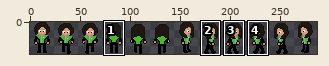
Edited in one commit: sprite sheet (Orville/Assets/AllCharacters/Characters/ClaireFinn.png). The first picture is a wide view before the edit; the outline marks the close-up.
Close-up. Before:
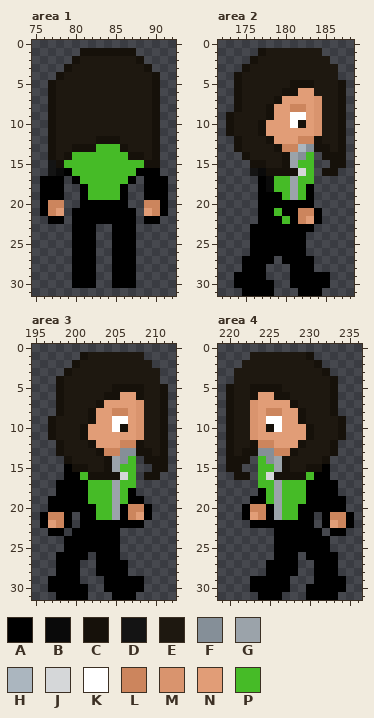
The file is 288x32 pixels. Colours within 5 levels of each other are drawn and written as one. Shown: area 1: x 75..92, y 0..31; area 2: x 172..188, y 0..31; area 3: x 195..212, y 0..31; area 4: x 219..236, y 0..31. The wide view leaves out empty margins. The commit also changed other parts of the picture, which this record leaves out.
Palette (. is transparent): A #000000  B #0a0a0a  C #16110a  D #141414  E #1e1810  F #858f98  G #9ba3aa  H #abb6bf  J #d5d7d9  K #ffffff  L #cc855d  M #d9946e  N #e19d77  P #46bb27
Pixels before, area 1, first column x 76:
 1 .....CCCCCCC....
 2 ....CEEEEEEEC...
 3 ...CEEEEEEEEEC..
 4 ..CEEEEEEEEEEEC.
 5 .CEEEEEEEEEEEEC.
 6 .CEEEEEEEEEEEEC.
 7 .CEEEEEEEEEEEEC.
 8 .CEEEEEEEEEEEEC.
 9 .CEEEEEEEEEEEEC.
10 .CEEEEEEEEEEEEC.
11 .CEEEEEEEEEEEEC.
12 .CEEEEECCCEEEEC.
13 .CEECCCPPPCEEEC.
14 .CECPPPPPPPCCEC.
15 .DCPPPPPPPPPPCC.
16 .DBAPPPPPPPPAAA.
17 AAA.APPPPPPA.AAA
18 AAA..APPPPA..AAA
19 AAA..APPPPA..AAA
20 ALL..AAAAAA..LLA
21 ALN.AAAAAAAA.NLA
22 .AA.AAAAAAAA.AA.
23 ....AAA..AAA....
24 ....AAA..AAA....
25 ....AAA..AAA....
26 ....AAA..AAA....
27 ....AAA..AAA....
28 ....AAA..AAA....
29 ....AAA..AAA....
30 ....AAA..AAA....
Pixels before, area 2, first column x 173:
 1 ....CEEEEEEE...
 2 ...CEEEEEEEEE..
 3 ..CEEEEEEEEEEE.
 4 .CEEEEEEEEEEEE.
 5 .CEEEEEECCCEEEC
 6 .CEEEEECCNNEEEC
 7 .CEEEECNNNNMEEC
 8 .CEEECNNLLNMEEC
 9 CEEEECNNKKNMEEC
10 CEEECNNNKCNMEEC
11 CEEECNNNNNNMEEC
12 .CEEECNNNLLCEEC
13 .CEEEECLLHFCCEC
14 ..CEEEECGFP.CCC
15 ...CCEECGPP..CC
16 ...DBCCCCJP.CC.
17 ....ABPPGPP....
18 ....ABPPGPA....
19 ....AAAPGPA....
20 ....AAAAAAA....
21 ....AAPAALLA...
22 ....AAAPALNA...
23 ...AAAAAAAA....
24 ...AAAAAAA.....
25 ...AAAAAAA.....
26 ...AAAAAAA.....
27 ..AAAA.AAAA....
28 ..AAA...AAA....
29 .AAAA...AAAAA..
30 .AAAAA..AAAAA..
31 ..AAAA...AAA...
Pixels before, area 3, first column x 196:
 1 .....CEEEEEEE...
 2 ....CEEEEEEEEE..
 3 ...CEEEEEEEEEEE.
 4 ..CEEEEEEEEEEEE.
 5 ..CEEEEEECCCCEEC
 6 ..CEEEEECCNNCEEC
 7 ..CEEEECNNNNMEEC
 8 ..CEEECNNLLNMEEC
 9 .CEEEECNNKKNMEEC
10 .CEEECNNNKCNMEEC
11 .CEEECNNNNNNMEEC
12 ..CEEECNNNLLCEEC
13 ..CEEEECLLFFCCEC
14 ...CEEEECGFP.CCC
15 ...ACCEECGPP..CC
16 ...AAPCCCCJP.CC.
17 ..AAAAPPPGPP....
18 ..AAAAPPPGPA....
19 .AAAAAPPPGPAA...
20 .AAAAAAPPGALLA..
21 ALLA.AAPPGALNA..
22 ANLA.AAAAAAAA...
23 .AA.AAAAAA......
24 ...AAAAAAA......
25 ...AAAAAAA......
26 ..AAAA.AAA......
27 ..AAA..AAAA.....
28 ..AAA..AAAA.....
29 .AAAA...AAAAA...
30 .AAAAA..AAAAA...
31 ..AAAA...AAA....
Pixels before, area 4, first column x 220:
 1 ...EEEEEEEC.....
 2 ..EEEEEEEEEC....
 3 .EEEEEEEEEEEC...
 4 .EEEEEEEEEEEEC..
 5 CEECCCCEEEEEEC..
 6 CEECNNCCEEEEEC..
 7 CEEMNNNNCEEEEC..
 8 CEEMNLLNNCEEEC..
 9 CEEMNKKNNCEEEEC.
10 CEEMNCKNNNCEEEC.
11 CEEMNNNNNNCEEEC.
12 CEECLLNNNCEEEC..
13 CECCFFLLCEEEEC..
14 CCC.PFGCEEEEC...
15 CC..PPGCEECCA...
16 .CC.PJCCCCPAA...
17 ....PPGPPPAAAA..
18 ....APGPPPAAAA..
19 ...AAPGPPPAAAAA.
20 ..ALLAGPPAAAAAA.
21 ..ANLAGPPAA.ALLA
22 ...AAAAAAAA.ANLA
23 ......AAAAAA.AA.
24 ......AAAAAAA...
25 ......AAAAAAA...
26 ......AAA.AAAA..
27 .....AAAA..AAA..
28 .....AAAA..AAA..
29 ...AAAAA...AAAA.
30 ...AAAAA..AAAAA.
31 ....AAA...AAAA..
Now the later version:
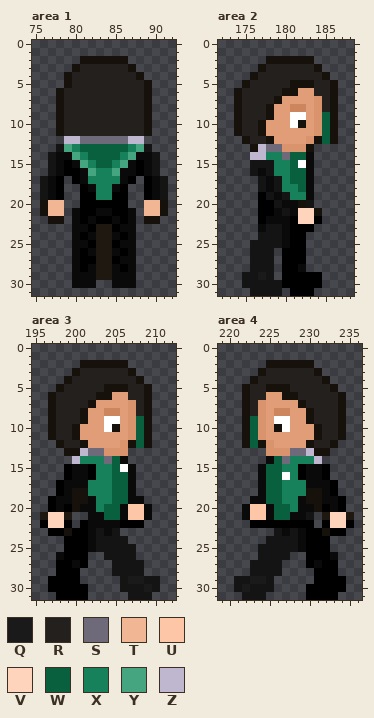
Colours new in this view: Q #1a1a1a  R #23201e  S #6f6a79  T #f1b693  U #fdc7a7  V #fed5bc  W #09603e  X #17815b  Y #45a580  Z #bfb6d0
The exact change:
Changed rows in their new state; - is an unchanged pixel.
Area 1:
first column x 76:
 1 -----.......----
 2 ----.CCCCCC..---
 3 ---.CRRRRRRC..--
 4 --.CRRRRRRRRC..-
 5 -..CRRRRRRRRRC.-
 6 -.CRRRRRRRRRRC.-
 7 -.CRRRRRRRRRRC.-
 8 -.CRRRRRRRRRRC.-
 9 -.CRRRRRRRRRRC.-
10 -.CRRRRRRRRRRC.-
11 -.CRRRRRRRRRRC.-
12 -..ZZSSSSSSZZ..-
13 -.DYXWWWWWWXYD.-
14 -DBBYXWWWWXYBBD-
15 --BABYXWWXYBABD-
16 ----ABYXXYBB-BD-
17 DB---BXXXXB---BD
18 DB----BXXB----BD
19 DB----AXXA----BD
20 CTT----------TTC
21 CTT-B--BB--B-TTC
22 -CC-B-B--B-B-CC-
23 ----BB-EE-BB----
24 ----B-BEEB-B----
25 ----BB-EE-BB----
26 ----B-BEEB-B----
27 ----B--EE-BB----
28 ----B-BEEB-B----
29 ----BBBEEBBB----
30 ----BBB--BBB----
Area 2:
first column x 173:
 1 ----........---
 2 ---..CCCCCC..--
 3 --..CRRRRRRC..-
 4 -..CRRRRRRRRC.-
 5 -.CRRRRR---RRC.
 6 --RRRRR----RRC.
 7 --RRRR------RC.
 8 --RRR-------RC.
 9 .CRRR-------WC.
10 .CRR--------WC.
11 .CRR--------WC.
12 -.CRR----NM-WC.
13 -..CZSSMMMC....
14 --.ZZXXSWWB-...
15 ---DDDXXWKB--..
16 -----DXXWWB-..-
17 ----D-DXWWB----
18 ----D-DXXWB----
19 -----DBDXXB----
20 ------DBBCD----
21 ------BDBVVC---
22 -----BBB-VV----
23 ---.BDDB-------
24 ---.DDDB-------
25 ---DDDDB-------
26 ---DDD.--------
27 --.DDD----.----
28 --.DDD-A-B.----
29 -.DDQD-A----.--
30 -.DDDDDA----.--
31 --.DDDD-A--.---
Area 3:
first column x 196:
 1 -----........---
 2 ----.CCCCCC...--
 3 ---.CRRRRRRC...-
 4 --.CRRRRRRRRC..-
 5 ---RRRRRC--RRC..
 6 -CRRRRRC-N-RRC..
 7 -CRRRRCN---MRC..
 8 -CRRRCN-L-NMRC..
 9 --RRRCN-K-NMWC..
10 --RRCN--KCNMWC..
11 --RRCN-----MWC..
12 ---RRCN---MCWC..
13 --.CCZSSMMM.....
14 ---.ZXXXSWB.-...
15 ----BBAXXWKB--..
16 ----BBAXXWWB-..-
17 ---BBBXXXWWB----
18 ---BCCXXXWWB----
19 --BBCCBXXWWBB---
20 --B-CBBXWWBUUB--
21 EVVE-.BBWWBUUB--
22 -VV---BBBB------
23 ---C--BDBD------
24 ------BDDDD-----
25 ------BDDDDD----
26 --B----.DDDD----
27 ----BA-..DDDD---
28 -------..DDDD---
29 --------..DQQDD-
30 --------..DDDQD-
31 ---------..DDD--
Area 4:
first column x 220:
 1 ---........-----
 2 --...CCCCCC.----
 3 -...CRRRRRRC.---
 4 -..CRRRRRRRRC.--
 5 ..CRR--CRRRRR---
 6 ..CRR-N-CRRRRRC-
 7 ..CRM---NCRRRRC-
 8 ..CRMN-L-NCRRRC-
 9 ..CWMN-K-NCRRR--
10 ..CWMNCK--NCRR--
11 ..CWM-----NCRR--
12 ..CWCM---NCRR---
13 .....MMMSSZCC.--
14 ...-.BWSXXXZ.---
15 ..--BWWXXABB----
16 -..-BWWKXABB----
17 ----BWWXXXBBB---
18 ----BWWXXXCCB---
19 ---BBWWXXBCCBB--
20 --BUUBWWXBBC-B--
21 --BUUBWWBBD-EVVE
22 -------------VV-
23 ------DBDB--C---
24 -----DDDDB------
25 ----DDDDDB------
26 ----DDDD.----B--
27 ---DDDD..-AB----
28 ---DDDD..-------
29 -DDQQD..--------
30 -DQDDD..--------
31 --DDD..---------
Where, in picture pixels (left, top, right, bottom), the same in both close-ups:
changed: (40, 48, 168, 288)
changed: (226, 48, 346, 296)
changed: (40, 352, 168, 600)
changed: (226, 352, 354, 600)
